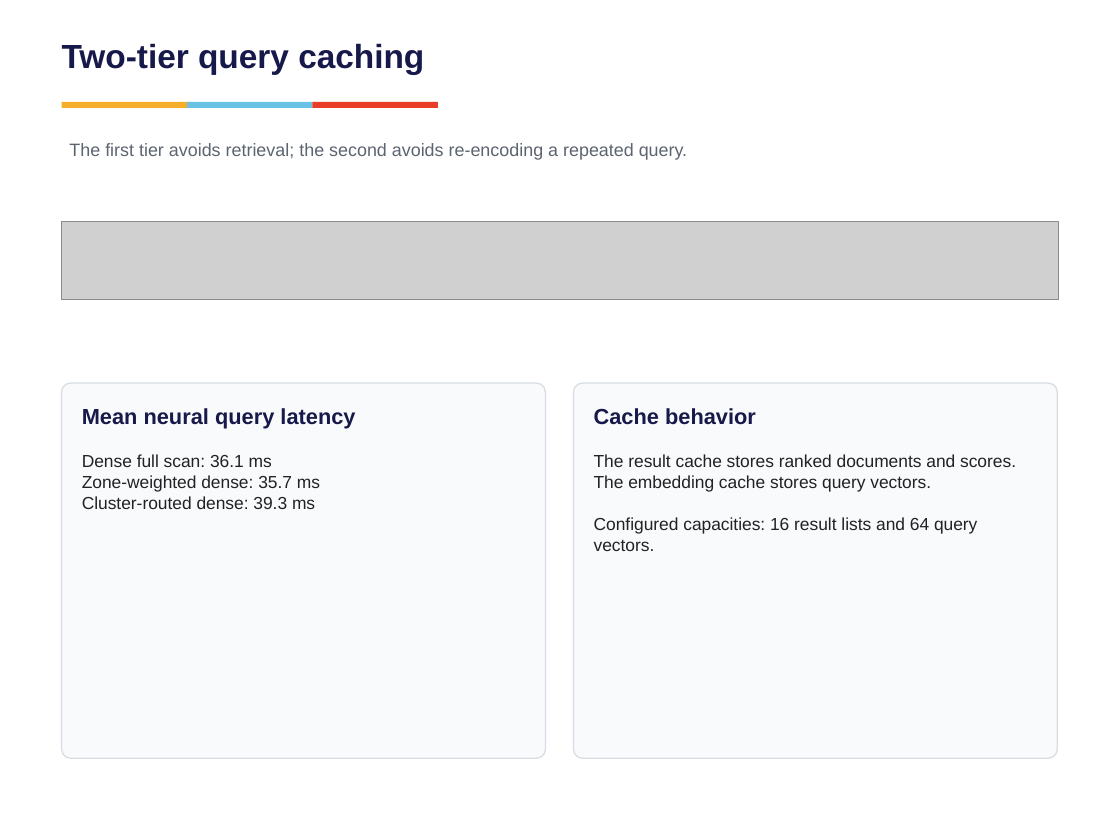
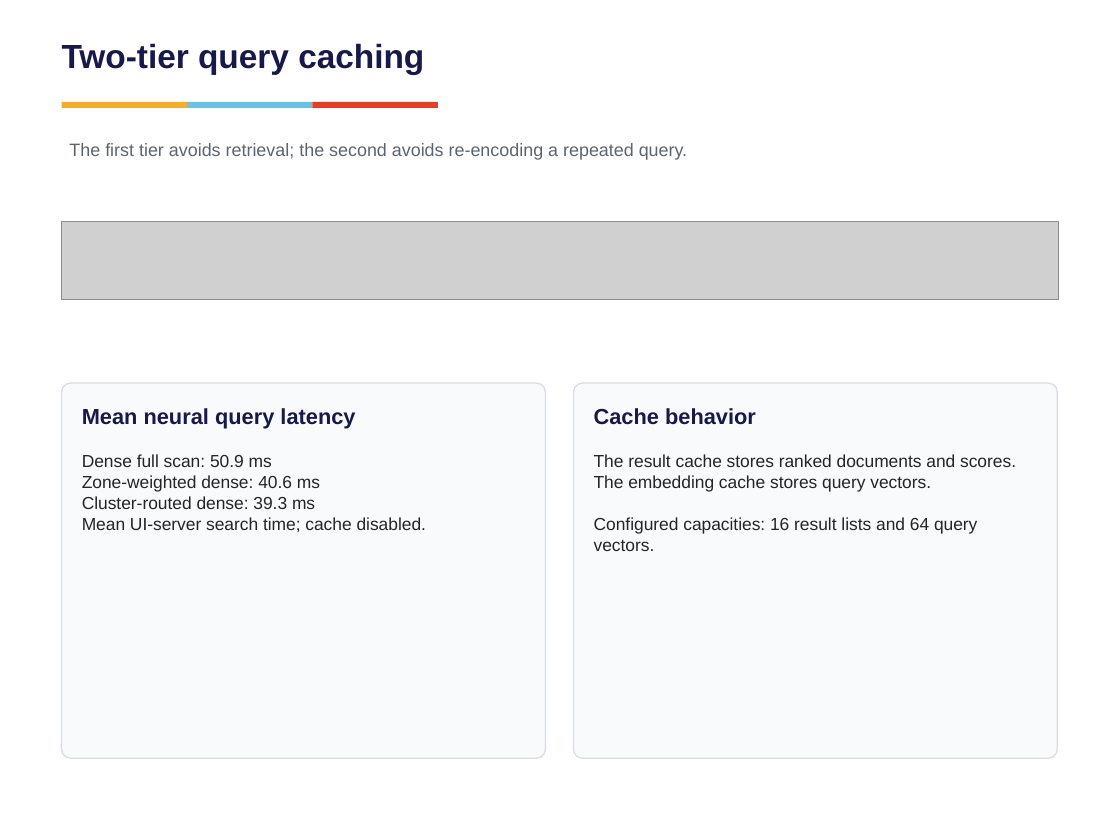
Before and after one commit to vishrutbhushan/ir-benchmark, a slide deck: slide 8 of presentation/Group7_BM25 vs Neural Retrieval on Technical Documents.pptx (slide 9 before the commit). Drawn at 1120x840 pixels with LibreOffice and Linux fonts; fonts in the diff are those of the drawing; grey boxes stand for pictures. Boxes give left, top, right and bottom in pixels: in the first picture for what was removed or moved away, otherwise in the second. Text is boxed around its words. In the diff, an @@ line names an element or a change of style, - is before the commit and + after.

Commit message:
Update presentation and preserve latest strict evaluation results
Add search UI cache control and disable query-vector cache when requested. Include strict judgments, latest BM25F and hybrid rankings, metrics, latency samples, and presentation charts.

```diff
--- a/presentation/Group7_BM25 vs Neural Retrieval on Technical Documents.pptx
+++ b/presentation/Group7_BM25 vs Neural Retrieval on Technical Documents.pptx
@@ text at bbox=[82, 454, 426, 532]: text changed; text colour #222222 to #252525 @@
-Dense full scan: 36.1 ms
-Zone-weighted dense: 35.7 ms
-Cluster-routed dense: 39.3 ms
+Dense full scan: 50.9 ms
+Zone-weighted dense: 40.6 ms
+Cluster-routed dense: 39.3 ms
+Mean UI-server search time; cache disabled.
```
Also in this commit, not shown: 14 other slides changed, 1 slide removed, 23 other files.
